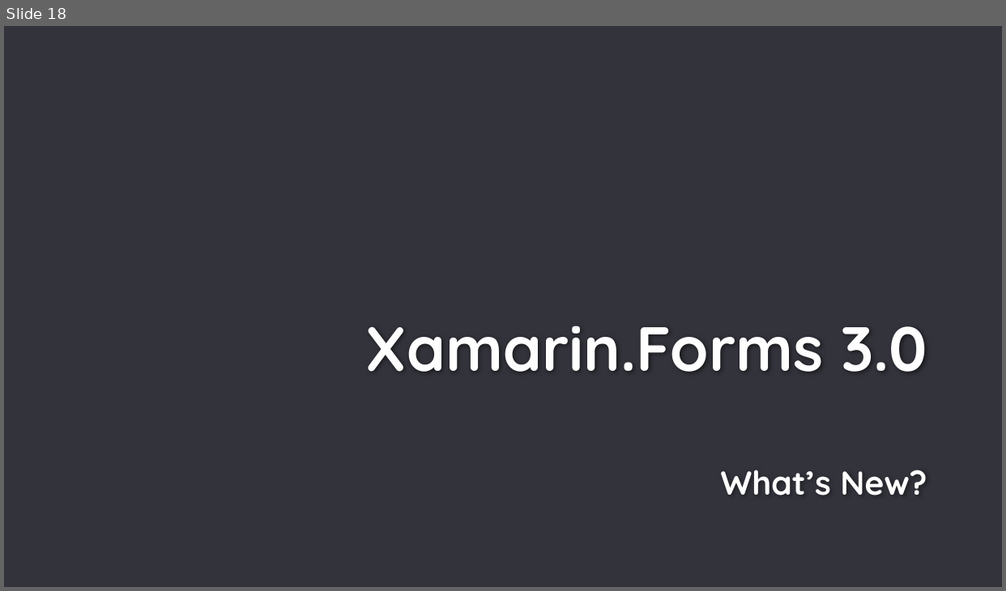
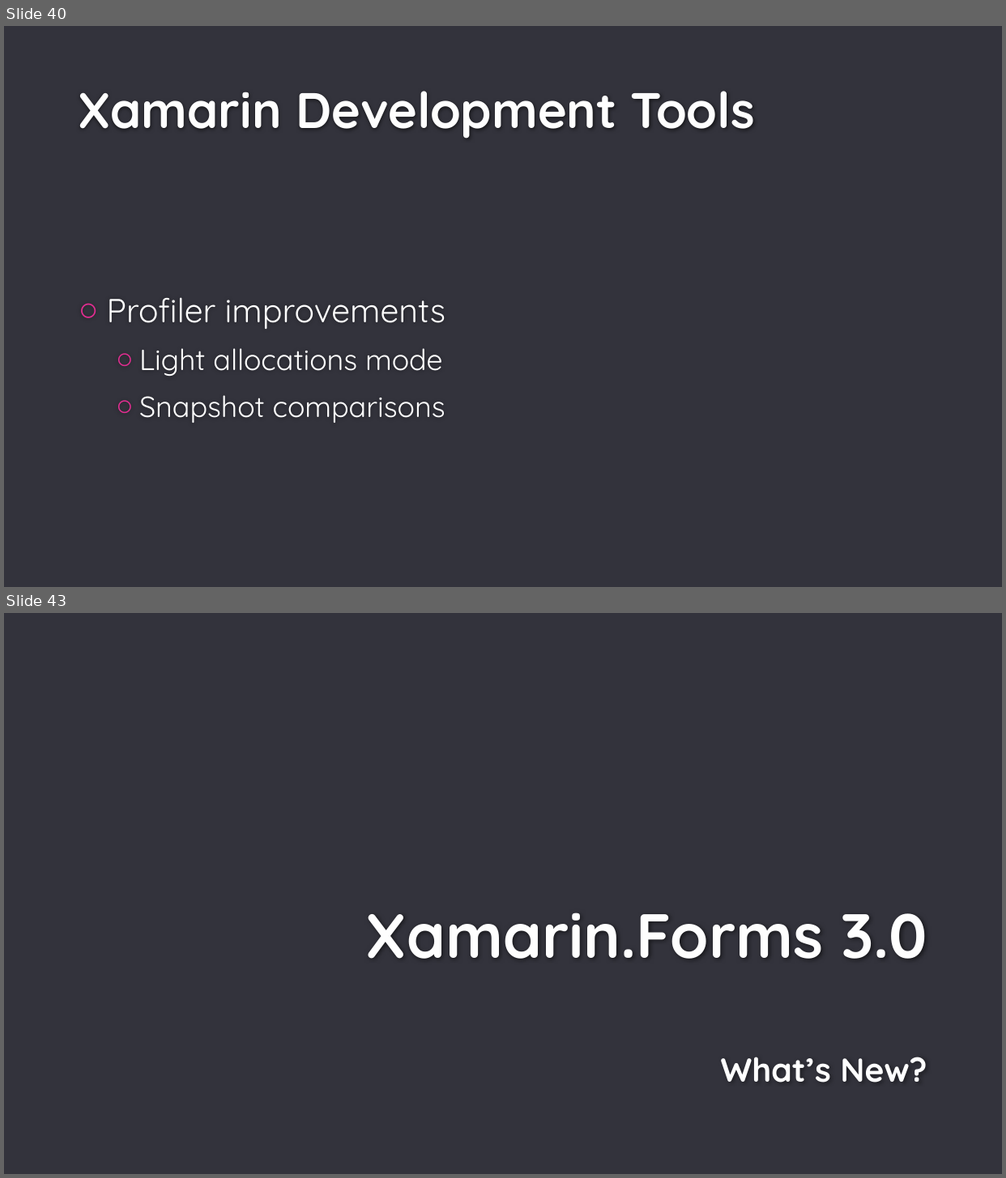
Before and after one commit to TorontoMobileDevelopers/Presentations, a slide deck: 2018-05-15_Build_HttpTracer_XF3/2018-05-15_Build_HttpTracer_XF3.pptx. Shown one above the other, each under a label of ours: slide 18 before the commit, slides 40 and 43 after it; the slides between them are not shown. The pictures are 1006x591 and 1006x1178 pixels, drawn with LibreOffice and Linux fonts; fonts in the diff are those of the drawing; background and template pictures are left out. Boxes give left, top, right and bottom in pixels: in the first picture for what was removed or moved away, otherwise in the second. Text is boxed around its words. In the diff, an @@ line names an element or a change of style, - is before the commit and + after.

```diff
--- a/2018-05-15_Build_HttpTracer_XF3/2018-05-15_Build_HttpTracer_XF3.pptx
+++ b/2018-05-15_Build_HttpTracer_XF3/2018-05-15_Build_HttpTracer_XF3.pptx
@@ slide 40 added at bbox=[4, 26, 1002, 587], background #33333C @@
@@ title added at bbox=[78, 91, 755, 139], 48 pt, text #FEFEFE, bold @@
+Xamarin Development Tools
@@ text added at bbox=[107, 297, 446, 423], 28 pt, text #FFFFFF @@
+○ Profiler improvements
+  ○ Light allocations mode
+  ○ Snapshot comparisons
@@ what was slide 18 is now slide 43 @@
```
Also in this commit, not shown: 8 slides changed, 28 other slides added, 1 slide removed, 1 other file.
